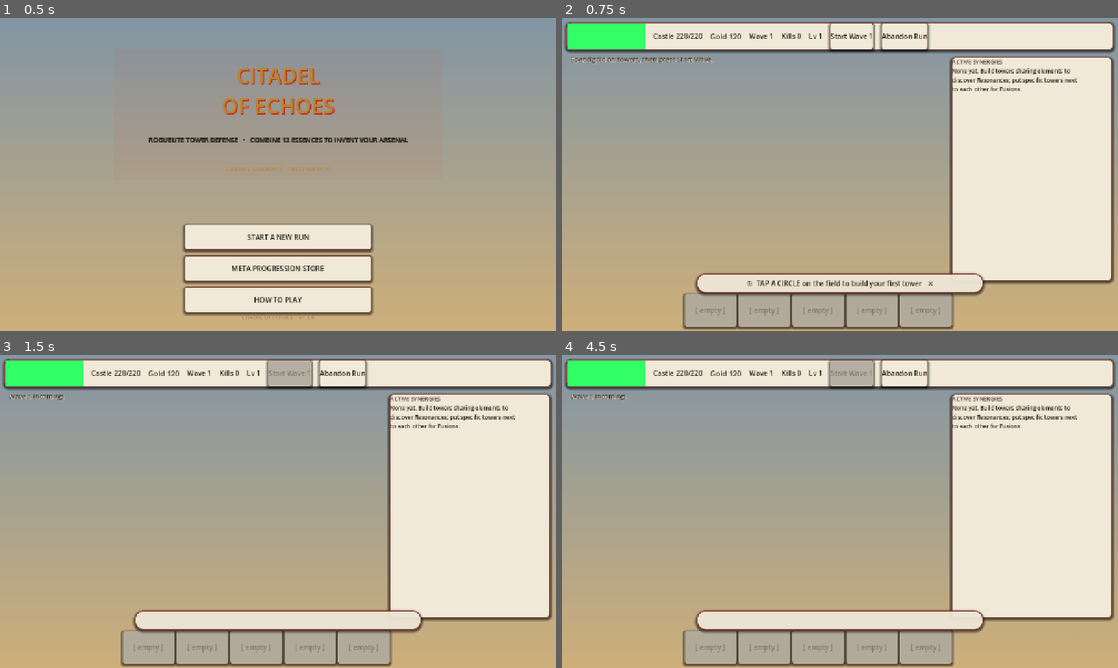
Above: before the commit, frames 1-4 (two rows, left to right).
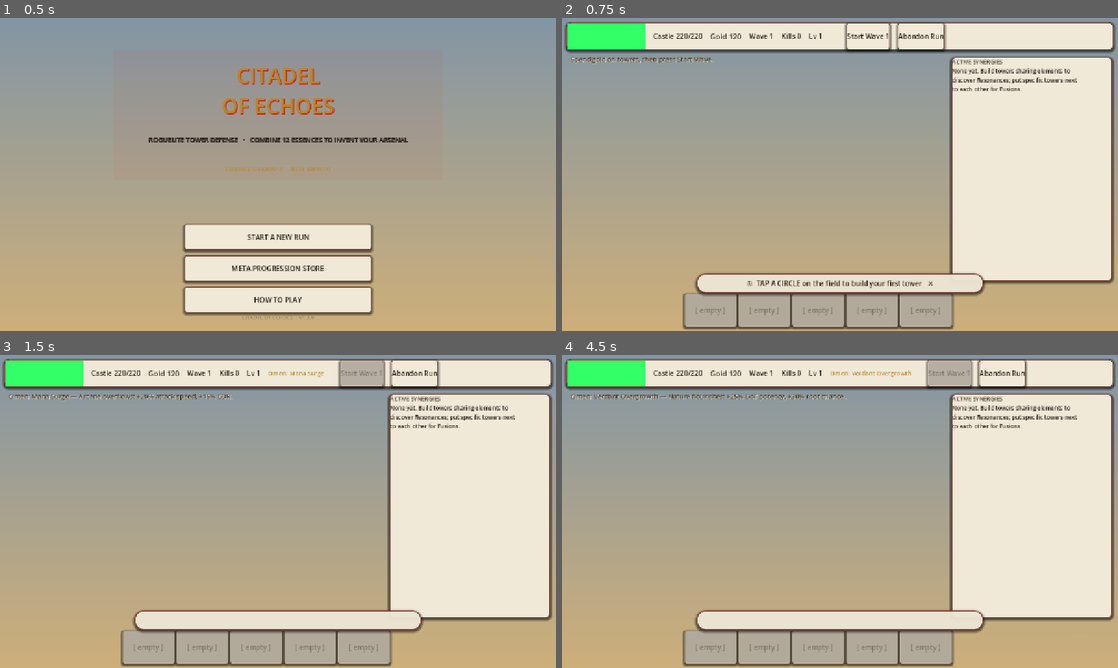
Above: after the commit, the same moments.

Repository: aropzero/Defender
Game: Godot game, scene res://scenes/main.tscn
Same seed, same stepped clock (60 frames per second), same inputs: the game is played once before the commit and once after it.
Inputs:
- Up to frame 1 (0.5 s): no input
- Up to frame 2 (0.75 s): click "START A NEW RUN" at 0.5 s
- Up to frame 3 (1.5 s): click "Start Wave 1" at 1.25 s
- Up to frame 4 (4.5 s): click "Abandon Run" at 2 s; click "Return to Main Menu" at 2.75 s; click "START A NEW RUN" at 3.5 s; click "Start Wave 1" at 4.25 s

Frame 1 is identical in both runs. In frame 2, 0.7% of the frame differs, in the area x 47-70%, y 1-11%; in frame 3, 2.3%; in frame 4, 2.6%, in the area x 1-84%, y 1-15%.

Commit message:
v1.4.0: Campaign layer — wave Omens, elite affixes, kill-streak combo, and cursed Pacts
- Wave Omens: battlefield conditions roll each wave (Starfall, Blood Moon,
  Void Eclipse, Rimeveil...), buffing a strategy to steer build adaptation.
- Elite affixed enemies: Swift/Warded/Colossal/Regenerating/Adaptive/Splitter;
  bosses always carry two affixes. Distinct elite visuals.
- Kill-streak combo: multiplies gold/XP and grants momentum damage; a castle
  breach resets it. Shown on the HUD with the active omen.
- Pacts: cursed reward cards — permanent power for a price.
- Bonus streams (omen + pacts) injected into the synergy engine on refresh so
  they survive mid-wave attr/keystone refreshes.
- New test harness: CITADEL_PACTTEST. Self-test now reports omen/elite/combo.

Diff:
--- a/scripts/db/content_db.gd
+++ b/scripts/db/content_db.gd
@@ -334,6 +334,60 @@
 	{ "id": "r_heal", "name": "Blessed Steadying", "desc": "Each shot heals the castle 0.3 HP.", "give": {"castle_heal_per_shot": 0.3} },
 ]
 
+# ---- Wave Omens (battlefield conditions) ------------------------------------
+# Every wave rolls one omen: a global condition that buffs a strategy for that
+# wave. `give` values are injected into the synergy engine for the wave.
+# `spd` optionally scales enemy movement speed.
+const OMENS := [
+	{ "id": "starfall", "name": "Starfall", "desc": "Fire burns hotter: +22% damage, +30% burn potency.",
+	  "give": {"mul_dmg": 0.22, "burn_str": 0.30} },
+	{ "id": "rimeveil", "name": "Rimeveil", "desc": "Chill deepens: +35% slow strength; enemies crawl 15% slower.",
+	  "give": {"slow_str": 0.35}, "spd": 0.85 },
+	{ "id": "stormfront", "name": "Stormfront", "desc": "Thunder sings: +1 chain jump, +5% crit.",
+	  "give": {"chain_bonus": 1, "crit_chance": 0.05} },
+	{ "id": "blackhunt", "name": "Black Hunt", "desc": "The dark hungers: every enemy takes +18% damage.",
+	  "give": {"enemy_vuln": 0.18} },
+	{ "id": "blessed", "name": "Blessed Ground", "desc": "Light abides: +4 HP/s castle regen; kills heal +2.",
+	  "give": {"castle_regen": 4.0, "heal_on_kill": 2.0} },
+	{ "id": "overgrowth", "name": "Verdant Overgrowth", "desc": "Nature flourishes: +25% DoT potency, +30% root chance.",
+	  "give": {"dot_mult": 0.25, "root_str": 0.30} },
+	{ "id": "mana_surge", "name": "Mana Surge", "desc": "Arcane overflows: +20% attack speed, +15% CDR.",
+	  "give": {"atk_rate": 0.20, "cdr": 0.15} },
+	{ "id": "blight_wind", "name": "Blight Wind", "desc": "Venom hangs thick: +45% poison potency.",
+	  "give": {"poison_str": 0.45} },
+	{ "id": "blood_moon", "name": "Blood Moon", "desc": "Life bleeds freely: +6% lifesteal on all damage.",
+	  "give": {"lifesteal": 0.06} },
+	{ "id": "time_drift", "name": "Temporal Drift", "desc": "Time stutters: the field periodically freezes.",
+	  "give": {"freeze_periodic": 10.0} },
+	{ "id": "iron_siege", "name": "Iron Siege", "desc": "The fortress endures: +30% castle armor, +20% armor pierce.",
+	  "give": {"castle_armor": 0.30, "pierce_armor": 0.20} },
+	{ "id": "void_eclipse", "name": "Void Eclipse", "desc": "Reality frays: +40% armor shred.",
+	  "give": {"shred_str": 0.40} },
+]
+
+# ---- Elite affixes (enemy modifiers) ----------------------------------------
+const AFFIXES := [
+	{ "id": "swift", "name": "Swift", "color": Color("#ffe08a"), "speed_mult": 1.5 },
+	{ "id": "warded", "name": "Warded", "color": Color("#8fdcff"), "armor_add": 8.0 },
+	{ "id": "colossal", "name": "Colossal", "color": Color("#c98aff"), "hp_mult": 1.7, "radius": 16.0 },
+	{ "id": "regen", "name": "Regenerating", "color": Color("#7ff58a"), "regen": 0.02 },
+	{ "id": "adaptive", "name": "Adaptive", "color": Color("#ffb84a"), "adaptive": true },
+	{ "id": "splitter", "name": "Splitter", "color": Color("#ff5a6e"), "splitter": true },
+]
+
+# ---- Pacts (cursed rewards) --------------------------------------------------
+# Offered occasionally among wave rewards. `add` values fold into the permanent
+# `give_bonus` stream (refresh applies them). Immediate effects are one-offs
+# (gold_now / curse_hp / curse_attr). Taking a pact is a one-way commitment.
+const PACTS := [
+	{ "id": "ravager", "name": "Ravager's Pact", "desc": "+35% all damage forever — but the castle permanently loses 40 max HP.",
+	  "add": {"mul_dmg": 0.35}, "curse_hp": 40 } ,
+	{ "id": "gilded", "name": "Gilded Curse", "desc": "+120 gold now — but -20% gold income forever.",
+	  "add": {"gold_mult": -0.20}, "gold_now": 120 },
+	{ "id": "alchemist", "name": "Mad Alchemist", "desc": "+25% attack speed forever — but you lose 1 Might.",
+	  "add": {"atk_rate": 0.25}, "curse_attr": "might" },
+]
+
 # ---- Waves ------------------------------------------------------------------
 # Wave scaling helpers, called by game.gd.
 const LANE_Y := 0.0  # filled at runtime
--- a/scripts/db/synergy_engine.gd
+++ b/scripts/db/synergy_engine.gd
@@ -48,6 +48,12 @@
 	if Run.towers.size() > 0:
 		_adjacencies()
 		_ascensions()
+	# game-managed bonus streams: wave omens + permanent pacts.
+	# These are kept out of the element pool so they never double-count.
+	for key in Run.omen_give:
+		add(key, float(Run.omen_give[key]))
+	for key in Run.give_bonus:
+		add(key, float(Run.give_bonus[key]))
 
 # --- helpers ----------------------------------------------------------------
 
--- a/scripts/game/enemy.gd
+++ b/scripts/game/enemy.gd
@@ -12,6 +12,14 @@
 var value = 5.0
 var boss = false
 var radius = 12.0
+
+# elite affixes (from DB.AFFIXES)
+var affixes = []
+var elite = false
+var adaptive = false
+var regen_rate = 0.0
+var splitter = false
+var mini = false
 
 # debuffs: key -> {pot: float, t: float, stacks: int}
 var st = {}
@@ -32,7 +40,15 @@
 	value = data.get("gold", 5.0)
 	xp = data.get("xp", 6.0)
 	boss = data.get("boss", false)
+	mini = data.get("mini", false)
 	radius = 20.0 if boss else 11.0
+	affixes = data.get("affixes", [])
+	elite = (not boss) and affixes.size() > 0
+	adaptive = data.get("aff_adaptive", false)
+	regen_rate = data.get("aff_regen", 0.0)
+	splitter = data.get("aff_splitter", false) and not mini
+	if data.has("aff_radius") and data["aff_radius"] > 0.0:
+		radius = data["aff_radius"]
 	position = Vector2(30, 0)
 
 func is_boss() -> bool:
@@ -70,6 +86,8 @@
 
 func take_hit(dmg: float) -> float:
 	var actual = max(0.0, dmg)
+	if adaptive:
+		actual *= 0.7  # adaptive elites shrug off a third of each hit
 	hp -= actual
 	flash = 0.12
 	if hp <= 0.0 and not dead:
@@ -96,6 +114,9 @@
 				if hp <= 0.0:
 					dead = true
 					break
+	# regen (regenerating affix)
+	if not dead and regen_rate > 0.0:
+		hp = min(max_hp, hp + max_hp * regen_rate * dt)
 	# movement
 	if not dead:
 		var mov = speed * slow_factor() * dt
@@ -130,6 +151,12 @@
 	draw_circle(Vector2(r * 0.3, -r * 0.2), r * 0.16, ec)
 	if boss:
 		draw_arc(Vector2.ZERO, r + 6.0, 0, TAU, 24, Color("#ffb84a"), 2.0)
+	if elite:
+		draw_arc(Vector2.ZERO, r + 8.0, 0, TAU, 28, Color(1.0, 0.84, 0.4), 2.5)
+		for i in affixes.size():
+			var a = TAU * float(i) / float(max(affixes.size(), 1))
+			var dot = Vector2(cos(a), sin(a)) * (r + 11.0)
+			draw_circle(dot, 2.4, Color("#ffe08a"))
 	var w = r * 2.2
 	var frac = clamp(hp / max_hp, 0.0, 1.0)
 	draw_rect(Rect2(-w / 2, -r - 9, w, 3), Color(0, 0, 0, 0.6))
--- a/scripts/game/game.gd
+++ b/scripts/game/game.gd
@@ -26,6 +26,12 @@
 var spawn_timer = 0.0
 var win = false
 
+# campaign layer: wave omen, elite affixes, splitter spawn queue
+var _omen_dict = {}
+var _omen_spd = 1.0
+var _pending_spawns = []
+var elites_spawned = 0
+
 # skills
 var _skill_cd = {}
 
@@ -46,6 +52,8 @@
 var _kills_txt: Label
 var _lvl_txt: Label
 var _synergy_txt: Label
+var _omen_txt: Label
+var _combo_txt: Label
 var _msg_lbl: Label
 var _msg_timer = 0.0
 
@@ -463,6 +471,7 @@
 	_cd.clear()
 	fx.clear()
 	spawn_queue.clear()
+	elites_spawned = 0
 	_phase = "build"
 	_build_ui()
 	Synergy.refresh()
@@ -573,6 +582,14 @@
 	hb.add_child(_kills_txt)
 	_lvl_txt = Label.new()
 	hb.add_child(_lvl_txt)
+	_omen_txt = Label.new()
+	_omen_txt.add_theme_font_size_override("font_size", 14)
+	_omen_txt.add_theme_color_override("font_color", CLR_GOLD)
+	hb.add_child(_omen_txt)
+	_combo_txt = Label.new()
+	_combo_txt.add_theme_font_size_override("font_size", 15)
+	_combo_txt.add_theme_color_override("font_color", Color("#8e3b3b"))
+	hb.add_child(_combo_txt)
 	var startb = Button.new()
 	startb.text = "Start Wave " + str(Run.wave)
 	startb.pressed.connect(_begin_wave)
@@ -664,6 +681,10 @@
 		_wave_txt.text = "Wave %d" % Run.wave
 		_kills_txt.text = "Kills %d" % Run.kills
 		_lvl_txt.text = "Lv %d" % Run.player.level
+		if is_instance_valid(_omen_txt):
+			_omen_txt.text = ("Omen: " + _omen_dict.name) if not _omen_dict.is_empty() else ""
+		if is_instance_valid(_combo_txt):
+			_combo_txt.text = ("COMBO x%d" % Run.combo) if Run.combo > 1 else ""
 	if is_instance_valid(_synergy_txt):
 		_synergy_txt.text = _synergy_summary()
 
@@ -947,7 +968,9 @@
 	if _phase != "build":
 		return
 	_phase = "combat"
+	_roll_omen()
 	var comp: Dictionary = DB.wave_composition(Run.wave, LANES)
+	_pending_spawns.clear()
 	spawn_queue.clear()
 	for i in comp.count:
 		spawn_queue.append({"hp": comp.hp * (0.85 + randf() * 0.3), "speed": comp.speed * (0.9 + randf() * 0.2),
@@ -957,9 +980,72 @@
 	var sb: Button = _topbar.find_child("StartWaveBtn", true, false)
 	if sb != null:
 		sb.disabled = true
-	_message("Wave %d incoming!" % Run.wave)
+	if not _omen_dict.is_empty():
+		_message("Omen: %s — %s" % [_omen_dict.name, _omen_dict.desc])
+	else:
+		_message("Wave %d incoming!" % Run.wave)
+
+func _roll_omen() -> void:
+	var pool = DB.OMENS.duplicate()
+	if Run.omen_id != "":
+		pool = pool.filter(func(o): return o.id != Run.omen_id)
+	if pool.is_empty():
+		pool = DB.OMENS.duplicate()
+	_omen_dict = pool[randi() % pool.size()]
+	Run.omen_id = _omen_dict.id
+	Run.omen_give = {}
+	for k in _omen_dict.get("give", {}):
+		Run.omen_give[k] = float(_omen_dict.give[k])
+	_omen_spd = _omen_dict.get("spd", 1.0)
+	Synergy.refresh()
+	_update_ui()
+
+func _random_affix() -> Dictionary:
+	return DB.AFFIXES[randi() % DB.AFFIXES.size()]
 
 func _spawn_enemy(data: Dictionary) -> void:
+	# roll elite affixes unless this is a splitter child
+	if not data.get("mini", false):
+		var affs = []
+		if data.get("boss", false):
+			affs.append(_random_affix())
+			affs.append(_random_affix())
+		else:
+			var chance = min(0.32, 0.08 + Run.wave * 0.022)
+			if randf() < chance:
+				affs.append(_random_affix())
+				if Run.wave >= 8 and randf() < 0.45:
+					affs.append(_random_affix())
+		if affs.size() > 0:
+			var ahp = 1.0
+			var aspd = 1.0
+			var aarm = 0.0
+			var arad = 0.0
+			var adap = false
+			var areg = 0.0
+			var asplit = false
+			var ids = []
+			for a in affs:
+				ids.append(a.id)
+				ahp *= a.get("hp_mult", 1.0)
+				aspd *= a.get("speed_mult", 1.0)
+				aarm += a.get("armor_add", 0.0)
+				arad = max(arad, a.get("radius", 0.0))
+				adap = adap or a.get("adaptive", false)
+				areg += a.get("regen", 0.0)
+				asplit = asplit or a.get("splitter", false)
+			data["hp"] = data["hp"] * ahp
+			data["speed"] = data["speed"] * aspd * _omen_spd
+			data["armor"] = data.get("armor", 0.0) + aarm
+			data["affixes"] = ids
+			data["aff_radius"] = arad
+			data["aff_adaptive"] = adap
+			data["aff_regen"] = areg
+			data["aff_splitter"] = asplit
+		else:
+			data["speed"] = data.get("speed", 50.0) * _omen_spd
+	else:
+		data["speed"] = data.get("speed", 50.0) * _omen_spd
 	var lane = randi() % LANES
 	var e = Enemy.new()
 	e.setup(data, lane)
@@ -968,6 +1054,8 @@
 	e.serial = run_enemy_serial
 	run_enemy_serial += 1
 	enemies.append(e)
+	if e.elite:
+		elites_spawned += 1
 
 # --------------------------------------------------------------- combat tick
 
@@ -1019,6 +1107,7 @@
 	fx.append({"kind": "ring", "pos": Vector2(640, 220), "r": 30, "t": 0.3, "dur": 0.3, "color": Color("#59b8ff")})
 
 func _hit_castle(e: Enemy) -> void:
+	Run.combo = 0  # a breach breaks the streak
 	var dmg = 12.0
 	if e.boss:
 		dmg = 55.0
@@ -1035,20 +1124,35 @@
 	for e in enemies:
 		if e.dead:
 			killed.append(e)
-			Run.gold += e.value * (1.0 + Synergy.add_val("gold_mult"))
+			Run.combo += 1
+			var cmult = 1.0 + min(Run.combo, 20) * 0.03
+			Run.gold += e.value * (1.0 + Synergy.add_val("gold_mult")) * cmult
 			Run.kills += 1
-			_add_xp(e.xp)
+			_add_xp(e.xp * cmult)
 			_on_kill(e)
 	if killed.size() > 0:
 		for e in killed:
 			enemies.erase(e)
 			e.queue_free()
 		_update_ui()
+	# flush splitter minion spawns (deferred so we never mutate enemies mid-loop)
+	if _pending_spawns.size() > 0:
+		var pend = _pending_spawns.duplicate()
+		_pending_spawns.clear()
+		for d in pend:
+			_spawn_enemy(d)
 	# wave complete check
 	if _phase == "combat" and enemies.is_empty() and spawn_queue.is_empty():
 		_wave_cleared()
 
 func _on_kill(e: Enemy) -> void:
+	if e.splitter and not e.mini:
+		for i in 2:
+			_pending_spawns.append({
+				"hp": e.max_hp * 0.35, "speed": e.speed * 1.15,
+				"armor": max(0.0, e.armor * 0.5), "gold": e.value * 0.3,
+				"xp": e.xp * 0.3, "boss": false, "mini": true, "affixes": []})
+		fx.append({"kind": "ring", "pos": e.position, "r": 30, "t": 0.4, "dur": 0.4, "color": Color("#ff5a6e")})
 	if Synergy.add_val("heal_on_kill") > 0.0:
 		_heal_castle(Synergy.add_val("heal_on_kill"))
 	if Synergy.has_flag("voidecho"):
@@ -1100,6 +1204,12 @@
 	_phase = "reward"
 	Run.waves_cleared += 1
 	Run.wave += 1
+	# the omen's favour ends with its wave
+	Run.omen_id = ""
+	Run.omen_give = {}
+	_omen_dict = {}
+	_omen_spd = 1.0
+	Synergy.refresh()
 	Meta.record_wave(Run.waves_cleared)
 	var shard_gain = 5 + Run.waves_cleared * 2
 	Meta.add_shards(shard_gain)
@@ -1245,6 +1355,13 @@
 		cards.append({"kind": "relic", "v": Run.towers[randi() % Run.towers.size()].serial, "name": "Mystery Relic", "desc": "Grant a random relic to one of your towers."})
 	# attribute point
 	cards.append({"kind": "attr", "v": 1, "name": "Discipline", "desc": "Gain +1 attribute point."})
+	# a cursed pact card, sometimes
+	if randi() % 2 == 0:
+		var pool_p = DB.PACTS.duplicate()
+		pool_p = pool_p.filter(func(p): return not (p.id in Run.pacts))
+		if pool_p.size() > 0:
+			var pc: Dictionary = pool_p[randi() % pool_p.size()]
+			cards.append({"kind": "pact", "v": pc.id, "name": pc.name + " (Pact)", "desc": pc.desc})
 	cards.shuffle()
 	return cards.slice(0, 3)
 
@@ -1269,6 +1386,23 @@
 				_apply_relic(ser, DB.relics[randi() % DB.relics.size()].id)
 		"attr":
 			_show_levelup()
+		"pact":
+			var pact = {}
+			for p in DB.PACTS:
+				if p.id == card.v:
+					pact = p
+					break
+			if not pact.is_empty() and not (pact.id in Run.pacts):
+				Run.pacts.append(pact.id)
+				for k in pact.get("add", {}):
+					Run.give_bonus[k] = Run.give_bonus.get(k, 0.0) + float(pact.add[k])
+				if pact.has("gold_now"):
+					Run.gold += int(pact.gold_now)
+				if pact.has("curse_hp"):
+					Run.castle.max_hp = max(20.0, Run.castle.max_hp - float(pact.curse_hp))
+					Run.castle.hp = min(Run.castle.hp, Run.castle.max_hp)
+				if pact.has("curse_attr"):
+					Run.player.attr[pact.curse_attr] = max(0, Run.player.attr[pact.curse_attr] - 1)
 	panel.queue_free()
 	_phase = "build"
 	var sb: Button = _topbar.find_child("StartWaveBtn", true, false) if is_instance_valid(_topbar) else null
@@ -1603,6 +1737,8 @@
 	var actual = e.take_hit(mitigated)
 	# enemy vulnerability global
 	actual *= (1.0 + Synergy.add_val("enemy_vuln"))
+	# kill-streak momentum: each consecutive kill (no breach) feeds damage
+	actual *= (1.0 + min(Run.combo, 25) * 0.005)
 	# statuses from tower def
 	var def_status: Dictionary = def.get("status", {})
 	for id in def_status.keys():
@@ -1759,6 +1895,8 @@
 	_wave_txt = null
 	_kills_txt = null
 	_lvl_txt = null
+	_omen_txt = null
+	_combo_txt = null
 
 # world draw callback hook
 func _world_draw_callback() -> void:
--- a/scripts/main.gd
+++ b/scripts/main.gd
@@ -13,6 +13,8 @@
 		_run_selftest()
 	if OS.get_environment("CITADEL_MENUTEST") == "1":
 		_run_menutest()
+	if OS.get_environment("CITADEL_PACTTEST") == "1":
+		_run_pacttest()
 
 func _run_menutest() -> void:
 	await get_tree().process_frame
@@ -51,6 +53,17 @@
 		else:
 			return
 
+func _run_pacttest() -> void:
+	await get_tree().process_frame
+	game._start_run()
+	await get_tree().process_frame
+	for p in DB.PACTS:
+		game._apply_reward({"kind": "pact", "v": p.id}, Control.new())
+	print("[PACTTEST OK] pacts=%d maxhp=%.0f might=%d gold=%.0f give_bonus=%s" % [
+		Run.pacts.size(), Run.castle.max_hp, Run.player.attr.might, Run.gold,
+		str(Run.give_bonus)])
+	get_tree().quit()
+
 func _run_selftest() -> void:
 	await get_tree().process_frame
 	game._start_run()
@@ -73,15 +86,21 @@
 	game._update_ui()
 
 	var waves_ran := 0
+	var omens_seen := {}
+	var max_combo := 0
 	while waves_ran < 5 and Run.castle.hp > 0.0:
 		if game._phase != "combat":
 			game._begin_wave()
+			if Run.omen_id != "":
+				omens_seen[Run.omen_id] = true
 		var start := Time.get_ticks_msec()
 		while Time.get_ticks_msec() - start < 6000 and Run.castle.hp > 0.0:
 			if game._phase != "combat":
 				_resolve_phase()
 			if game._phase == "gameover":
 				break
+			if Run.combo > max_combo:
+				max_combo = Run.combo
 			if game._phase == "combat" and randi() % 40 == 0:
 				var sids: Array = Run.skills_equipped
 				if sids.size() > 0:
@@ -103,8 +122,9 @@
 			break
 		waves_ran += 1
 
-	print("[SELFTEST OK] waves_ran=%d hp=%.0f kills=%d gold=%.0f syn_active=%d asc=%d" % [
+	print("[SELFTEST OK] waves_ran=%d hp=%.0f kills=%d gold=%.0f syn_active=%d asc=%d omen=%d elite=%d combo_peak=%d pacts=%d" % [
 		waves_ran, Run.castle.hp, Run.kills, Run.gold,
 		Synergy.active_resonances.size() + Synergy.active_adjacencies.size() + Synergy.active_ascensions.size(),
-		Synergy.active_ascensions.size()])
+		Synergy.active_ascensions.size(),
+		omens_seen.size(), game.elites_spawned, max_combo, Run.pacts.size()])
 	get_tree().quit()
--- a/scripts/model/run_data.gd
+++ b/scripts/model/run_data.gd
@@ -11,6 +11,13 @@
 var wave = 1
 var kills = 0
 var waves_cleared = 0
+
+# campaign layer: wave omens, permanent pacts, kill-streak combo
+var omen_id = ""
+var omen_give = {}   # wave omen bonus dict (key -> value), injected on refresh
+var give_bonus = {}  # permanent pact bonuses (key -> value), injected on refresh
+var pacts = []       # pact ids already taken this run
+var combo = 0        # kill streak without a castle breach
 
 # Tower instances. Each: {id, level, relics: [], gx:int, gy:int}
 var towers = []
@@ -36,6 +43,11 @@
 	wave = 1
 	kills = 0
 	waves_cleared = 0
+	omen_id = ""
+	omen_give = {}
+	give_bonus = {}
+	pacts = []
+	combo = 0
 	towers = []
 	tower_index = {}
 	next_tower_serial = 1
Not shown, changed: export_presets.cfg
